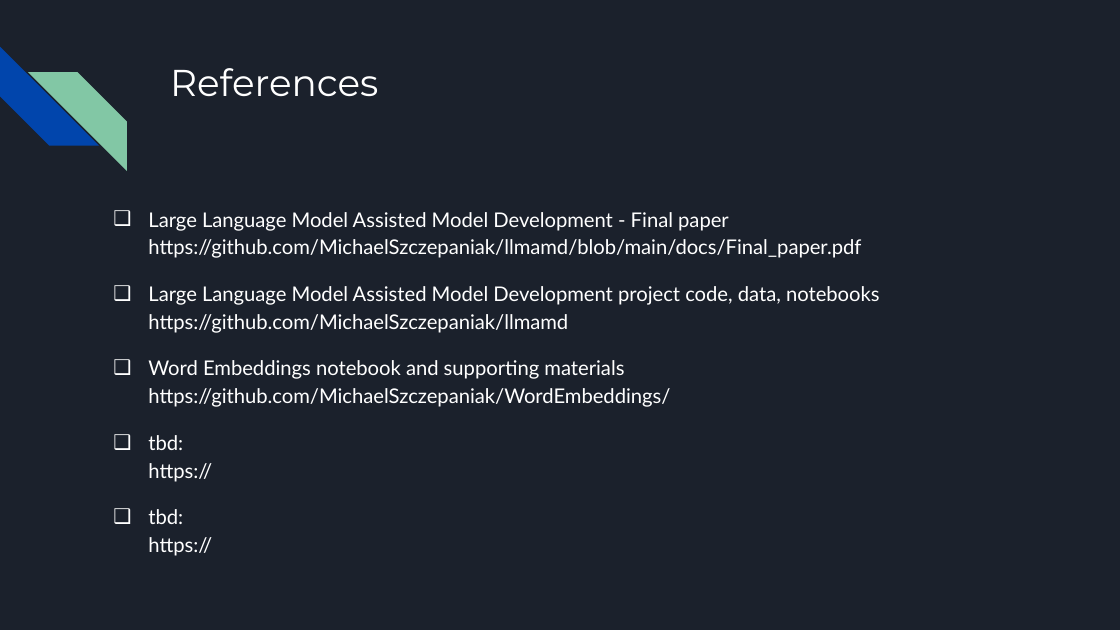
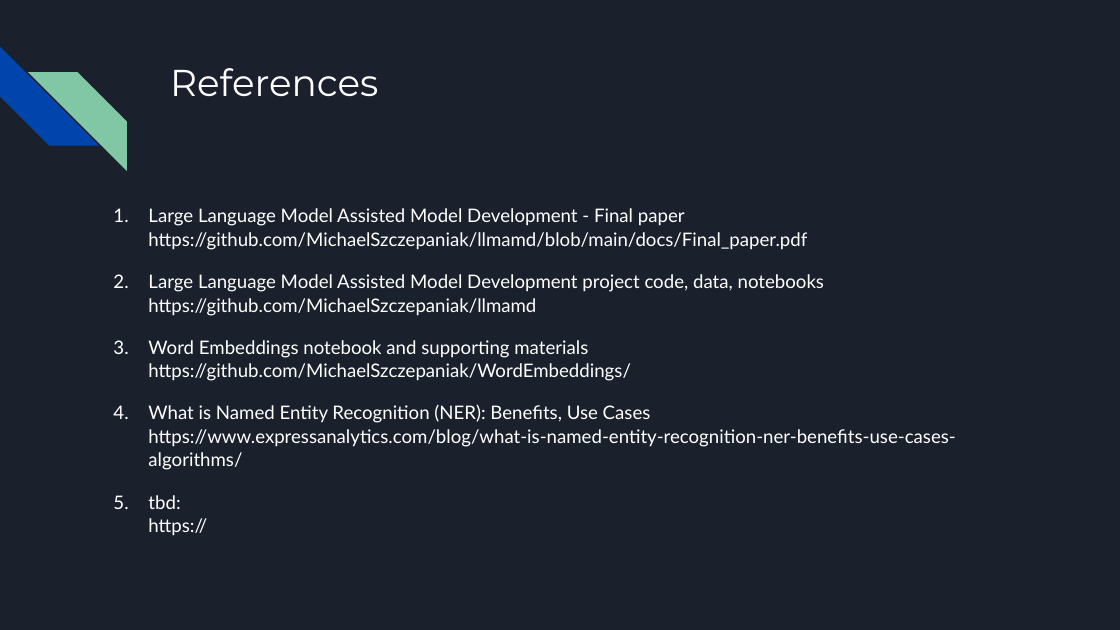
Before and after one commit to MichaelSzczepaniak/WordEmbeddings, a slide deck: slide 15 of word_embeddings_30min.odp (slide 14 before the commit). Drawn at 1120x630 pixels with LibreOffice and Linux fonts; fonts in the diff are those of the drawing. Boxes give left, top, right and bottom in pixels: in the first picture for what was removed or moved away, otherwise in the second. Text is boxed around its words. In the diff, an @@ line names an element or a change of style, - is before the commit and + after.

```diff
--- a/word_embeddings_30min.odp
+++ b/word_embeddings_30min.odp
@@ text at (148, 208, 824, 536): size 13 to 12 pt in "Large Language Model Assisted Model Development - ...", "Large Language Model Assisted Model Development project ...", "Word Embeddings notebook and supporting materials https://gi ...", "tbd: https://"; bullet ❑ to 1.; line spacing 1.15 to 1.05 @@
@@ text at (148, 404, 955, 470): paragraph added @@
+4. What is Named Entity Recognition (NER): Benefits, Use Cases
+   https://www.expressanalytics.com/blog/what-is-named-entity-recognition-ner-benefits-use-cases-algorithms/
@@ text at (148, 509, 212, 556): paragraph removed @@
-❑ tbd:
-  https://
```
Also in this commit, not shown: 6 other slides changed, 4 slides added, 3 slides removed, 1 other file.
